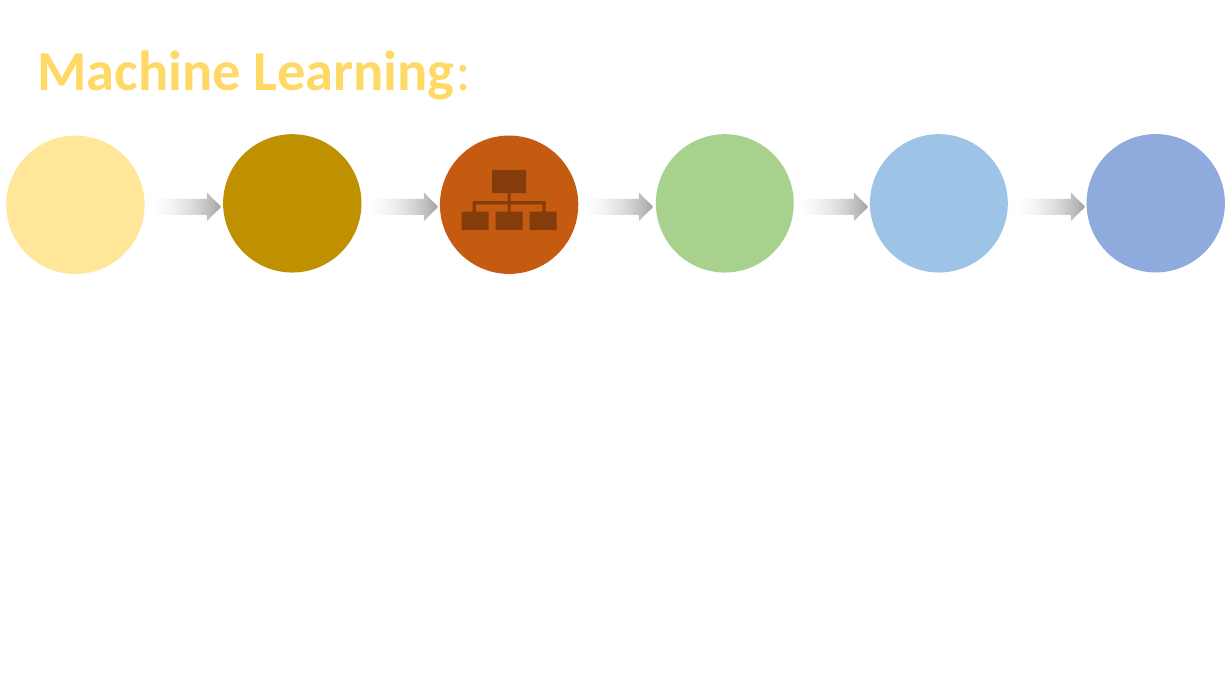
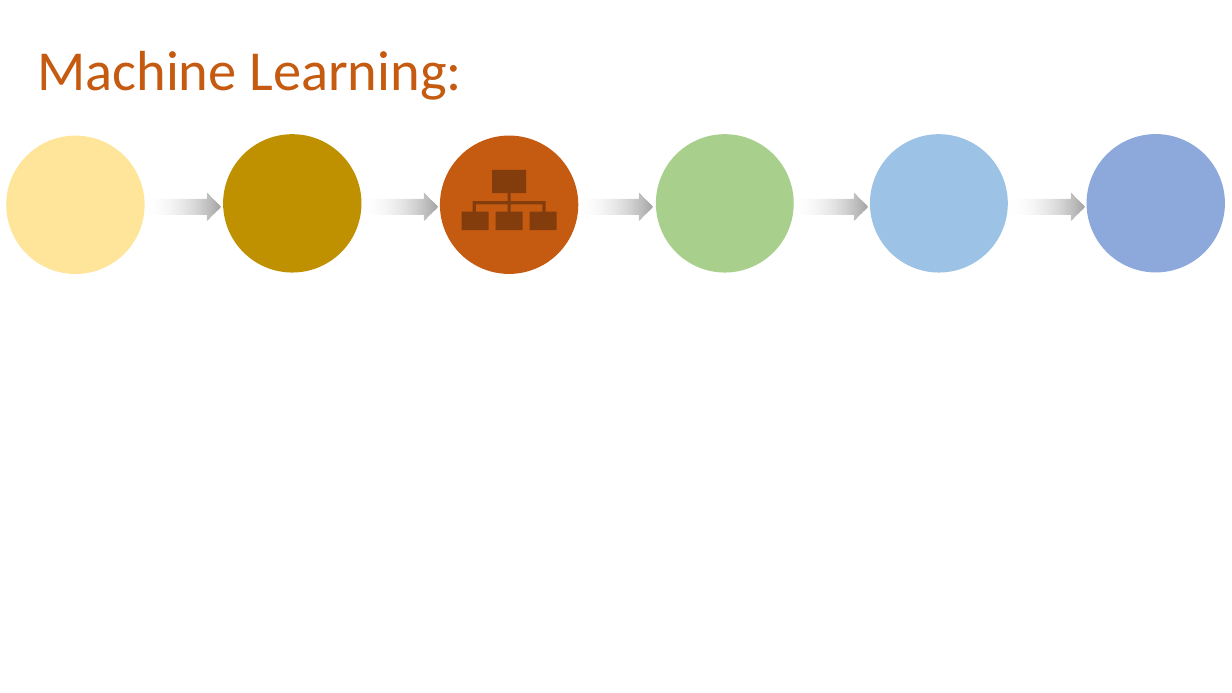
Before and after one commit to JaxWil24/Hearing_Aid_Accessibility, a slide deck: slide 5 of FP_Powerpoint.pptx. Drawn at 1232x693 pixels with LibreOffice and Linux fonts; fonts in the diff are those of the drawing. Boxes give left, top, right and bottom in pixels: in the first picture for what was removed or moved away, otherwise in the second. Text is boxed around its words. In the diff, an @@ line names an element or a change of style, - is before the commit and + after.

```diff
--- a/FP_Powerpoint.pptx
+++ b/FP_Powerpoint.pptx
@@ text "Machine Learning:" at <box>37,50,461,100</box>: text colour #FFD966 to #C55A11, letter outline #A6A6A6 0.75 pt to none, bold off @@
```
Also in this commit, not shown: 9 other slides changed, 2 slides added, 2 slides removed.
